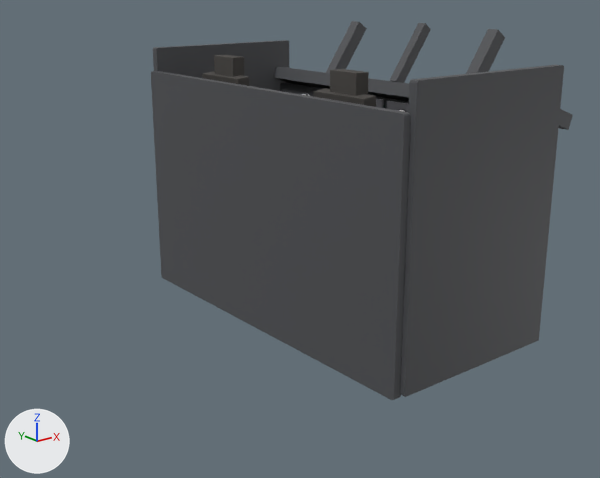
Before and after pictures for a commit that changed the Blender file B-2 Spirit/Shapes/Cockpit_Source/B2_Spirit_Cockpit_Blockout.blend.
The view is the same before and after, from a camera (50 mm lens) standing at (3.06, -4.47, 2.88) and looking at (6.52, -0.15, 1.15). The axes (+X, +Y, +Z) are drawn at lower left. The lights are the same throughout. The picture after the commit comes second.

Before the edit, the objects in view are built like this:
```python
ob_interior_aft_bulkhead = bpy.data.objects.new('Interior_Aft_Bulkhead', me_interior_aft_bulkhead_mesh)
ob_interior_aft_bulkhead.parent = ob_cockpit_root
ob_interior_aft_bulkhead.location = (6.28, 0.0, 1.35)
ob_interior_aft_bulkhead.scale = (0.06, 2.74, 1.7)
ob_interior_wall_l = bpy.data.objects.new('Interior_Wall_L', me_interior_wall_l_mesh)
ob_interior_wall_l.parent = ob_cockpit_root
ob_interior_wall_l.location = (6.95, 1.38, 1.45)
ob_interior_wall_l.scale = (1.3, 0.06, 1.85)
ob_interior_wall_r = bpy.data.objects.new('Interior_Wall_R', me_interior_wall_r_mesh)
ob_interior_wall_r.parent = ob_cockpit_root
ob_interior_wall_r.location = (6.95, -1.38, 1.45)
ob_interior_wall_r.scale = (1.3, 0.06, 1.85)
ob_pilot_seat_headrest = bpy.data.objects.new('Pilot_Seat_Headrest', me_pilot_seat_headrest_mesh)
ob_pilot_seat_headrest.parent = ob_cockpit_root
ob_pilot_seat_headrest.location = (6.5, 0.65, 2.27)
ob_pilot_seat_headrest.scale = (0.1, 0.24, 0.16)
# also in view: 'Windscreen_Center' at (7.7, 0.0, 2.34); 'Panel_Glareshield' at (7.6, 0.0, 2.06); 'Copilot_Seat_Headrest' at (6.5, -0.65, 2.27); 'Windscreen_Post_R' at (7.66, -0.7, 2.3); 'Windscreen_Post_L' at (7.66, 0.7, 2.3)
```
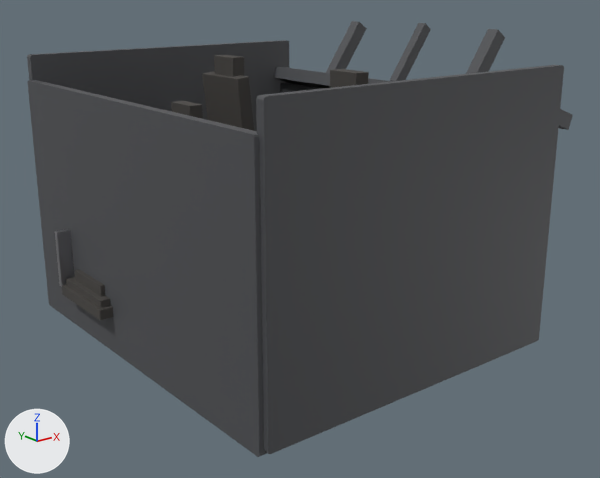
Commit message: feat(cockpit): add third crew member (relief) with aft crew-rest area

The edits, one by one:
Mesh me_crewrest_rail_mesh is new.
It is a box spanning x -0.5..0.5, y -0.5..0.5, z -0.5..0.5.
It uses material mat_b2_cockpit_metal_mat (grey #959599).
Mesh me_crewrest_pillow_mesh is new.
It is a box spanning x -0.5..0.5, y -0.5..0.5, z -0.5..0.5.
It uses material mat_b2_cockpit_seat_mat (dark grey #45423f).
Mesh me_crewrest_mattress_mesh is new.
It is a box spanning x -0.5..0.5, y -0.5..0.5, z -0.5..0.5.
It uses material mat_b2_cockpit_seat_mat (dark grey #45423f).
Mesh me_crewrest_bunk_mesh is new.
It is a box spanning x -0.5..0.5, y -0.5..0.5, z -0.5..0.5.
It uses material mat_b2_cockpit_seat_mat (dark grey #45423f).
Mesh me_relief_seat_headrest_mesh is new.
It is a box spanning x -0.5..0.5, y -0.5..0.5, z -0.5..0.5.
It uses material mat_b2_cockpit_seat_mat (dark grey #45423f).
Object 'Interior_Wall_L' (ob_interior_wall_l) moves from (6.95, 1.38, 1.45) to (6.45, 1.38, 1.45).
Object 'Interior_Wall_L' (ob_interior_wall_l) is rescaled from (1.3, 0.06, 1.85) to (2.3, 0.06, 1.85).
Object 'Interior_Wall_R' (ob_interior_wall_r) moves from (6.95, -1.38, 1.45) to (6.45, -1.38, 1.45).
Object 'Interior_Wall_R' (ob_interior_wall_r) is rescaled from (1.3, 0.06, 1.85) to (2.3, 0.06, 1.85).
Object 'Interior_Aft_Bulkhead' (ob_interior_aft_bulkhead) moves from (6.28, 0.0, 1.35) to (5.3, 0.0, 1.35).
Object 'CrewRest_Rail' (ob_crewrest_rail) is new; it shows me_crewrest_rail_mesh.
Its parent is ob_cockpit_root.
Its location is (5.65, 0.86, 1.02).
Its scale is (0.95, 0.04, 0.4).
It gains a BEVEL modifier named 'Bevel'.
Modifier setting: width = 0.006.
Modifier setting: width_pct = 0.006.
Modifier setting: segments = 2.
Object 'CrewRest_Pillow' (ob_crewrest_pillow) is new; it shows me_crewrest_pillow_mesh.
Its parent is ob_cockpit_root.
Its location is (5.35, 0.55, 0.92).
Its scale is (0.22, 0.4, 0.08).
It gains a BEVEL modifier named 'Bevel'.
Modifier setting: width = 0.008.
Modifier setting: width_pct = 0.008.
Modifier setting: segments = 2.
Object 'CrewRest_Mattress' (ob_crewrest_mattress) is new; it shows me_crewrest_mattress_mesh.
Its parent is ob_cockpit_root.
Its location is (5.65, 0.55, 0.86).
Its scale is (0.9, 0.54, 0.05).
It gains a BEVEL modifier named 'Bevel'.
Modifier setting: width = 0.008.
Modifier setting: width_pct = 0.008.
Modifier setting: segments = 2.
Object 'CrewRest_Bunk' (ob_crewrest_bunk) is new; it shows me_crewrest_bunk_mesh.
Its parent is ob_cockpit_root.
Its location is (5.65, 0.55, 0.8).
Its scale is (0.95, 0.6, 0.07).
It gains a BEVEL modifier named 'Bevel'.
Modifier setting: width = 0.008.
Modifier setting: width_pct = 0.008.
Modifier setting: segments = 2.
Object 'Relief_Seat_Headrest' (ob_relief_seat_headrest) is new; it shows me_relief_seat_headrest_mesh.
Its parent is ob_cockpit_root.
Its location is (5.74, 0.0, 2.08).
Its scale is (0.09, 0.22, 0.14).
It gains a BEVEL modifier named 'Bevel'.
Modifier setting: width = 0.008.
Modifier setting: width_pct = 0.008.
Modifier setting: segments = 2.

Boxes [x1, y1, x2, y2] around the edits, measured in the pictures (600 x 478 px):
'Interior_Aft_Bulkhead', moved: before [151, 71, 411, 400]; after [28, 80, 267, 457]
'Interior_Wall_R', moved, rescaled (87% wider, 17% taller): before [400, 65, 564, 397]; after [256, 65, 564, 454]
'Interior_Wall_L', moved, rescaled: before [153, 40, 289, 91]; after [27, 40, 289, 131]
'CrewRest_Rail', added: after [55, 229, 74, 287]
'CrewRest_Bunk', added: after [62, 284, 113, 320]
'CrewRest_Mattress', added: after [66, 277, 111, 308]
'Relief_Seat_Headrest', added: after [171, 101, 203, 119]
'CrewRest_Pillow', added: after [75, 269, 105, 297]
'Pilot_Seat_Back', unchanged, uncovered by the edit: before [202, 71, 250, 86]; after [202, 71, 254, 131]
